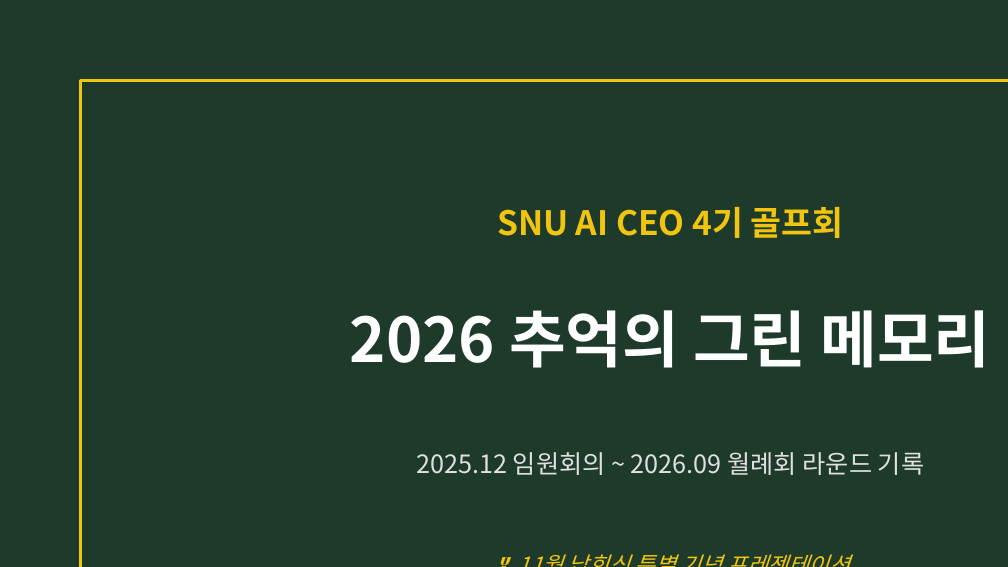
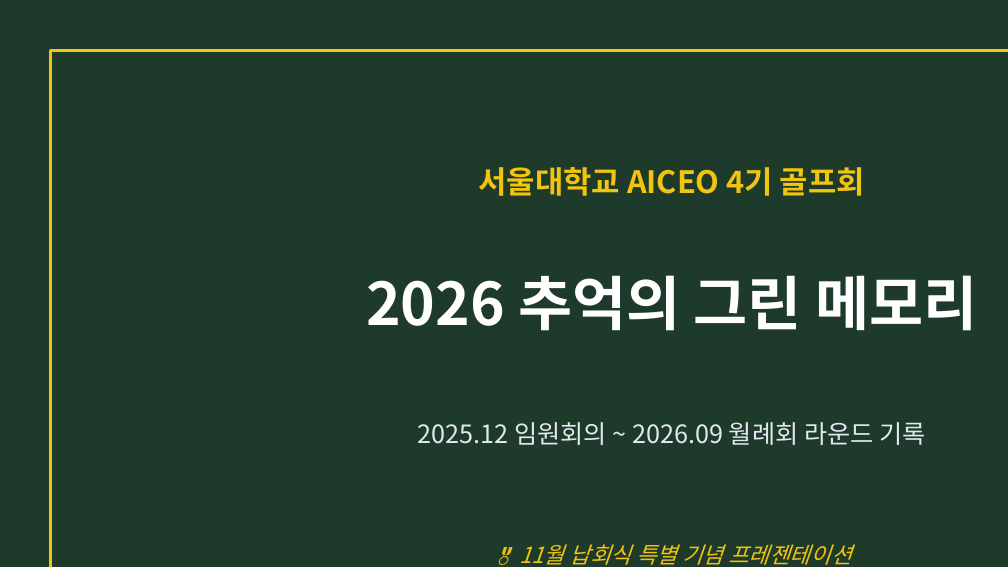
Before and after one commit to BluemMountain/snu-ai-golf4, a slide deck: slide 1 of 2026_SNU_AI_GOLF_Memories.pptx. Drawn at 1008x567 pixels with LibreOffice and Linux fonts; fonts in the diff are those of the drawing. Boxes give left, top, right and bottom in pixels: in the first picture for what was removed or moved away, otherwise in the second. Text is boxed around its words. In the diff, an @@ line names an element or a change of style, - is before the commit and + after.

Commit message:
Fix presentation.html Supabase initialization and PPTX full-bleed dark green background with text-wrap; bump PWA cache to v6.81

```diff
--- a/2026_SNU_AI_GOLF_Memories.pptx
+++ b/2026_SNU_AI_GOLF_Memories.pptx
@@ rectangle: place and size @@
-rectangle at bbox=[81, 81, 1008, 567]
+rectangle at bbox=[50, 50, 1008, 567]
@@ rectangle at bbox=[50, 50, 1008, 567]: fill none to #1E3A2B; outline #F1C40F 2 pt to #F1C40F 2.5 pt @@
@@ text at bbox=[479, 167, 865, 196]: text changed; size 24 to 22 pt @@
-SNU AI CEO 4기 골프회
+서울대학교 AICEO 4기 골프회
@@ text "2026 추억의 그린 메모리": place and size @@
-text "2026 추억의 그린 메모리" at bbox=[350, 310, 990, 368]
+text "2026 추억의 그린 메모리" at bbox=[366, 275, 977, 331]
@@ text "2026 추억의 그린 메모리" at bbox=[366, 275, 977, 331]: size 44 to 42 pt @@
@@ text "2025.12 임원회의 ~ 2026.09 월례회 ...": place and size @@
-text "2025.12 임원회의 ~ 2026.09 월례회 ..." at bbox=[416, 452, 924, 475]
+text "2025.12 임원회의 ~ 2026.09 월례회 ..." at bbox=[418, 422, 925, 445]
@@ text "2025.12 임원회의 ~ 2026.09 월례회 ..." at bbox=[418, 422, 925, 445]: text colour #E0E0E0 to #E2E8F0 @@
@@ text "🎖️ 11월 납회식 특별 기념 ..." rewrapped from bbox=[513, 452, 924, 475] to bbox=[569, 544, 851, 565] @@
```
Also in this commit, not shown: 22 other slides changed, 3 other files.
